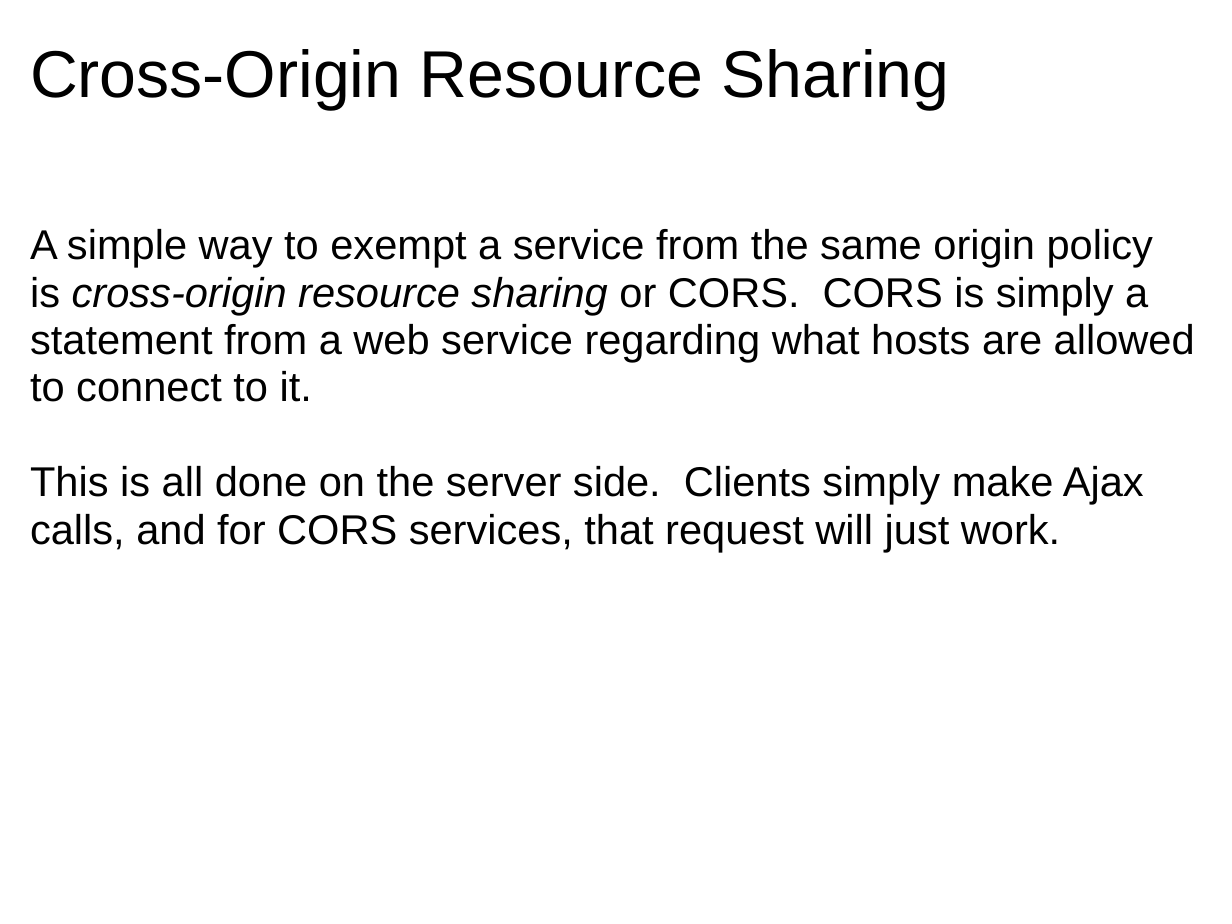
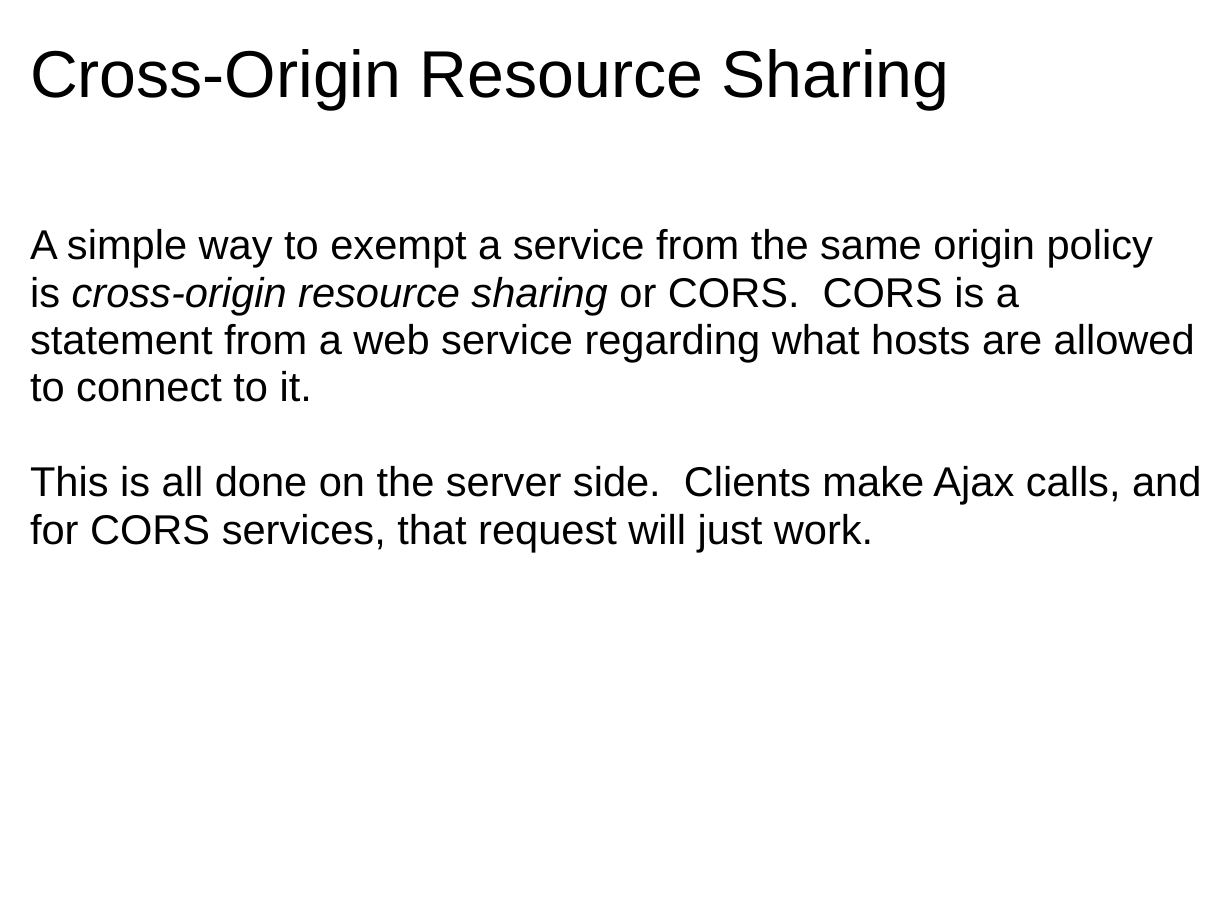
Before and after one commit to dondi/javascript-book, a slide deck: slide 58 of presentations/Chapter_8_Presentation.ppt. Drawn at 1232x924 pixels with LibreOffice and Linux fonts; fonts in the diff are those of the drawing; background and template pictures are left out. Boxes give left, top, right and bottom in pixels: in the first picture for what was removed or moved away, otherwise in the second. Text is boxed around its words. In the diff, an @@ line names an element or a change of style, - is before the commit and + after.

```diff
--- a/presentations/Chapter_8_Presentation.ppt
+++ b/presentations/Chapter_8_Presentation.ppt
@@ text at bbox=[30, 229, 1201, 552]: text changed @@
-A simple way to exempt a service from the same origin policy is cross-origin resource sharing or CORS. CORS is simply a statement from a web service regarding what hosts are allowed to connect to it.
-This is all done on the server side. Clients simply make Ajax calls, and for CORS services, that request will just work.
+A simple way to exempt a service from the same origin policy is cross-origin resource sharing or CORS. CORS is a statement from a web service regarding what hosts are allowed to connect to it.
+This is all done on the server side. Clients make Ajax calls, and for CORS services, that request will just work.
```
Also in this commit, not shown: 19 other slides changed.
